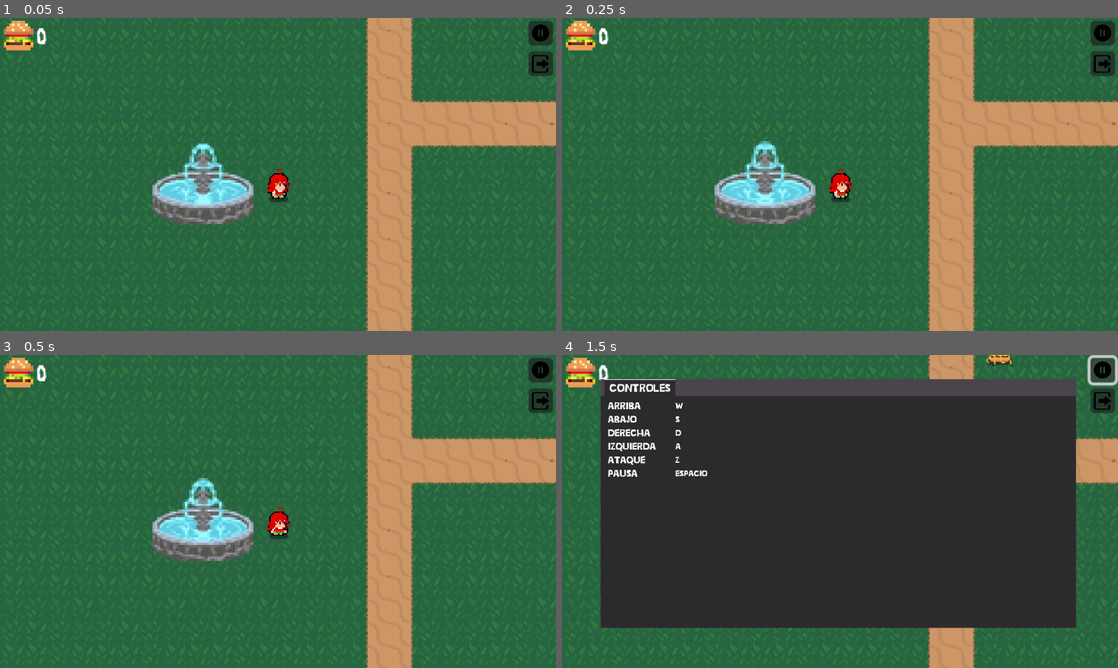
Above: before the commit, frames 1-4 (two rows, left to right).
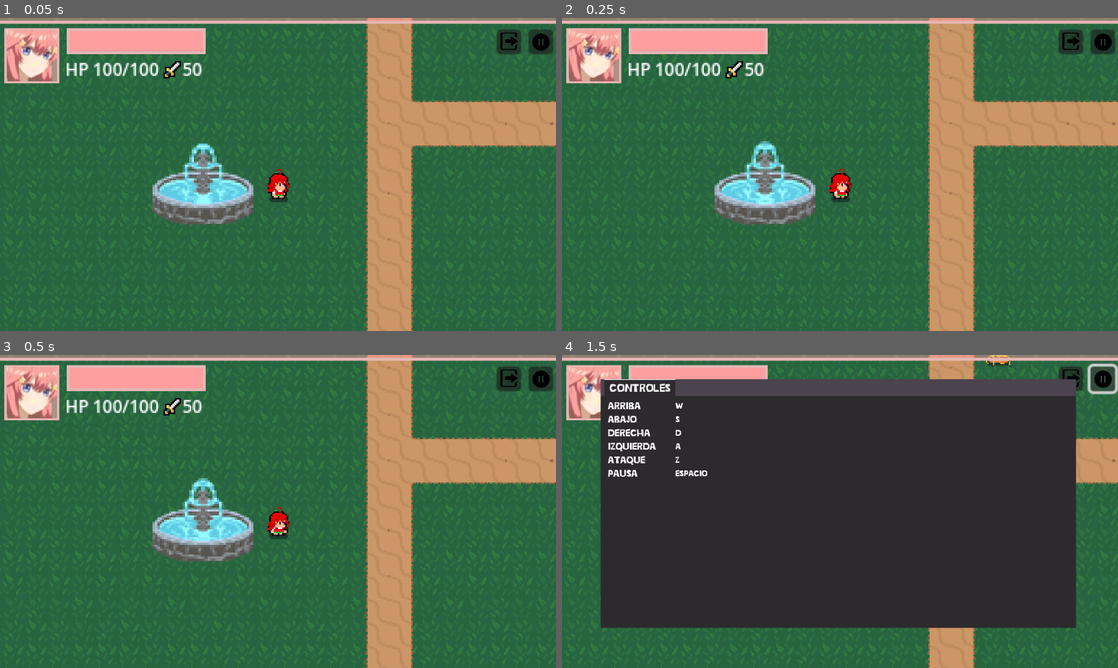
Above: after the commit, the same moments.

Repository: AbrahamReyes08/-
Game: Godot game, scene res://Scenes/MainWorld.tscn
Same seed, same stepped clock (60 frames per second), same inputs: the game is played once before the commit and once after it. This scene is started directly instead of the project's main scene.
Inputs (mouse positions are in pixels of both pictures, inside the frame that each line leads up to; where the layout moved, square brackets give the same spot in the first picture):
- Up to frame 1 (0.05 s): no input
- Up to frame 2 (0.25 s): no input
- Up to frame 3 (0.5 s): no input
- Up to frame 4 (1.5 s): move the mouse to (962, 495) at 0.52 s; click (1101, 376) [1101, 370] at 1.25 s

The runs differ from the first frame. In frame 1, 7.4% of the frame differs, in the area x 0-100%, y 0-21%; in frame 2, 7.4%; in frame 3, 7.4%; in frame 4, 5.4%.

Commit message:
Cambios varios
Se agregó el HUD, además se agrega animación al recoger exp, se mejoró el sistema de xp, se mejoro el manejo de enemigos al morir

Diff:
--- a/Adds/MovementScenes/arrow.tscn
+++ b/Adds/MovementScenes/arrow.tscn
@@ -19,6 +19,18 @@
 "transitions": PackedFloat32Array(1, 1, 1, 1),
 "update": 1,
 "values": [6, 7, 9, 8]
+}
+tracks/1/type = "value"
+tracks/1/imported = false
+tracks/1/enabled = true
+tracks/1/path = NodePath("HitBox/CollisionShape2D:disabled")
+tracks/1/interp = 1
+tracks/1/loop_wrap = true
+tracks/1/keys = {
+"times": PackedFloat32Array(0),
+"transitions": PackedFloat32Array(1),
+"update": 1,
+"values": [false]
 }
 
 [sub_resource type="Animation" id="Animation_mvw22"]
@@ -52,6 +64,18 @@
 "update": 1,
 "values": [0, 1, 2, 3, 4, 5]
 }
+tracks/1/type = "value"
+tracks/1/imported = false
+tracks/1/enabled = true
+tracks/1/path = NodePath("HitBox/CollisionShape2D:disabled")
+tracks/1/interp = 1
+tracks/1/loop_wrap = true
+tracks/1/keys = {
+"times": PackedFloat32Array(0),
+"transitions": PackedFloat32Array(1),
+"update": 1,
+"values": [true]
+}
 
 [sub_resource type="AnimationLibrary" id="AnimationLibrary_jk76g"]
 _data = {
@@ -61,8 +85,8 @@
 }
 
 [sub_resource type="CapsuleShape2D" id="CapsuleShape2D_q1o18"]
-radius = 11.3133
-height = 36.7926
+radius = 9.19816
+height = 35.3663
 
 [sub_resource type="CapsuleShape2D" id="CapsuleShape2D_fpe2r"]
 
@@ -90,7 +114,7 @@
 shape = SubResource("CapsuleShape2D_q1o18")
 
 [node name="FlyingTime" type="Timer" parent="."]
-wait_time = 1.5
+wait_time = 0.75
 
 [node name="MovimientoFlecha" parent="." instance=ExtResource("3_plhua")]
 
--- /dev/null
+++ b/Adds/Scenes/interfaz.tscn
@@ -0,0 +1,10 @@
+[gd_scene format=3 uid="uid://15joyi1duh4k"]
+
+[node name="Interfaz" type="Control"]
+layout_mode = 3
+anchors_preset = 0
+offset_left = -190.667
+offset_top = 66.0
+offset_right = -150.667
+offset_bottom = 106.0
+size_flags_vertical = 8
--- a/Adds/Scenes/personaje.tscn
+++ b/Adds/Scenes/personaje.tscn
@@ -14,6 +14,10 @@
 @onready var animPlayer = $\"AnimationPlayer\"
 
 var hp = 100
+@onready var mod = sprite.modulate
+var maxhp = 100
+var xp = 0
+var nextxp = 10
 var cooldowntime = 1.25
 var lastanim = \"Down\"
 var input_vector: Vector2
@@ -27,6 +31,14 @@
 func _process(delta):
 	input_vector.x = Input.get_axis(\"move_left\", \"move_right\")
 	input_vector.y = Input.get_axis(\"move_up\", \"move_down\")
+	if(Input.is_action_just_pressed(\"Dash\") && $DashCooldown.is_stopped()):
+		sprite.self_modulate.a = 0.75
+		$CollisionShape2D.disabled = true
+		$HurtBox/CollisionShape2D.disabled = true
+		movimiento.speed = 1000
+		$DashCooldown.start()
+		$DashTimer.start()
+	_level_up()
 
 func _physics_process(delta):
 	movimiento.moverse(input_vector.normalized())
@@ -90,20 +102,40 @@
 	puedeatacar=true
 
 func _on_hurt_box_area_entered(HitBox: Area2D):
-	if(HitBox.name == \"HitBox\"):
+	if(HitBox.name == \"HitBox\" && $HitCooldown.is_stopped()):
 		var damage=HitBox.damage
 		hp-=damage
-		sprite.self_modulate.a = 0.75
-		$\"HurtBox\".disable_mode = true
+		sprite.self_modulate.a = 0.5
 		$\"CooldownAtaque\".wait_time = 0.25
-		$Movimiento.speed = 110
+		$Movimiento.speed = 155
 		$\"HitCooldown\".start()
 
 func _on_hit_cooldown_timeout():
 	sprite.self_modulate.a = 1
-	$Movimiento.speed = 80
-	$\"HurtBox\".disable_mode = false
+	$Movimiento.speed = 125
 	$\"CooldownAtaque\".wait_time = cooldowntime
+	$HitCooldown.stop()
+
+func _level_up():
+	if(xp==nextxp):
+
+		xp=0
+		nextxp+=5
+
+
+func _on_dash_timer_timeout():
+	if($HitCooldown.is_stopped()):
+		sprite.self_modulate.a = 1
+		movimiento.speed = 125
+	else:
+		movimiento.speed = 155
+	$HurtBox/CollisionShape2D.disabled = false
+	$CollisionShape2D.disabled = false
+
+
+
+func _on_dash_cooldown_timeout():
+	$DashCooldown.stop()
 "
 
 [sub_resource type="CapsuleShape2D" id="CapsuleShape2D_jfvqr"]
@@ -482,6 +514,14 @@
 position = Vector2(2, 10)
 shape = SubResource("CircleShape2D_54myf")
 
+[node name="DashTimer" type="Timer" parent="."]
+wait_time = 0.175
+
+[node name="DashCooldown" type="Timer" parent="."]
+wait_time = 2.0
+
 [connection signal="area_entered" from="HurtBox" to="." method="_on_hurt_box_area_entered"]
 [connection signal="timeout" from="CooldownAtaque" to="." method="_on_timer_timeout"]
 [connection signal="timeout" from="HitCooldown" to="." method="_on_hit_cooldown_timeout"]
+[connection signal="timeout" from="DashTimer" to="." method="_on_dash_timer_timeout"]
+[connection signal="timeout" from="DashCooldown" to="." method="_on_dash_cooldown_timeout"]
--- a/Scenes/MainWorld.tscn
+++ b/Scenes/MainWorld.tscn
@@ -14,9 +14,13 @@
 [ext_resource type="AudioStream" uid="uid://3smjlv48x1k1" path="res://Sounds/optime mapa.mp3" id="12_vj42s"]
 [ext_resource type="AudioStream" uid="uid://chi8ianedfwie" path="res://Sounds/loop.mp3" id="13_3owdl"]
 [ext_resource type="Texture2D" uid="uid://dcvphr45xai4y" path="res://imports/pauseIcon.png" id="13_7axqv"]
-[ext_resource type="Texture2D" uid="uid://c56vqgirh3gfd" path="res://Assets/burger cayendo.png" id="13_owv08"]
+[ext_resource type="Texture2D" uid="uid://jks0ufh4xsx6" path="res://Assets/playerface.jpg" id="14_7bnfa"]
+[ext_resource type="Texture2D" uid="uid://dgefokw1x05sr" path="res://Assets/barraxp.png" id="15_1pgui"]
 [ext_resource type="Texture2D" uid="uid://d1mf410ur836s" path="res://imports/exit icon.png" id="15_a1ev0"]
-[ext_resource type="FontFile" uid="uid://c0c4myavfhko0" path="res://Fonts/ZeroCool.otf" id="15_fyg5r"]
+[ext_resource type="Texture2D" uid="uid://u1n68u8smgi3" path="res://Assets/barrahp.png" id="15_d73yj"]
+[ext_resource type="Texture2D" uid="uid://vo0li6ql1vdi" path="res://Assets/barrahpfill.png" id="16_lr586"]
+[ext_resource type="Texture2D" uid="uid://bnnljjevkd5m2" path="res://Assets/barraxpfill.png" id="16_r21lw"]
+[ext_resource type="Texture2D" uid="uid://di4tndelyn76i" path="res://Assets/miniespada.png" id="17_4troc"]
 
 [sub_resource type="TileSetAtlasSource" id="TileSetAtlasSource_r7jpm"]
 texture = ExtResource("2_sm8oj")
@@ -532,42 +536,87 @@
 
 [node name="PauseButton" type="Button" parent="Personaje"]
 offset_left = 173.0
-offset_top = -106.0
+offset_top = -100.333
 offset_right = 190.0
-offset_bottom = -89.0
+offset_bottom = -83.3333
 
 [node name="Salir" type="Button" parent="Personaje"]
-offset_left = 173.333
-offset_top = -85.3333
-offset_right = 190.333
-offset_bottom = -68.3333
+offset_left = 151.0
+offset_top = -100.333
+offset_right = 168.0
+offset_bottom = -83.3333
 
 [node name="PauseIcon" type="Sprite2D" parent="Personaje"]
-position = Vector2(181.334, -97.667)
+position = Vector2(181.667, -91.3333)
 scale = Vector2(0.0233545, 0.02303)
 texture = ExtResource("13_7axqv")
 
 [node name="ExitIcon" type="Sprite2D" parent="Personaje"]
-position = Vector2(181, -76.333)
+position = Vector2(159.333, -92)
 scale = Vector2(0.0405077, 0.0341428)
 texture = ExtResource("15_a1ev0")
 
-[node name="coin_number" type="Label" parent="Personaje"]
-offset_left = -167.0
-offset_top = -104.667
-offset_right = -148.0
-offset_bottom = -65.6666
-scale = Vector2(0.5, 0.5)
-theme_override_fonts/font = ExtResource("15_fyg5r")
-theme_override_font_sizes/font_size = 30
-text = "1"
-
-[node name="BurgerCayendo" type="Sprite2D" parent="Personaje"]
-position = Vector2(-176.458, -100.542)
-scale = Vector2(1.84896, 1.85938)
-texture = ExtResource("13_owv08")
-region_enabled = true
-region_rect = Rect2(8, 0, 16, 16)
+[node name="Playerface" type="Sprite2D" parent="Personaje"]
+position = Vector2(-170, -82)
+scale = Vector2(0.7, 0.7)
+texture = ExtResource("14_7bnfa")
+
+[node name="BarraSalud" type="HBoxContainer" parent="Personaje"]
+offset_left = -149.667
+offset_top = -105.333
+offset_right = -45.6667
+offset_bottom = -79.3333
+
+[node name="BarraSaludTextura" type="TextureProgressBar" parent="Personaje/BarraSalud"]
+layout_mode = 2
+value = 100.0
+texture_under = ExtResource("15_d73yj")
+texture_progress = ExtResource("16_lr586")
+
+[node name="TitleHPLbl" type="Label" parent="Personaje"]
+offset_left = -146.667
+offset_top = -81.3333
+offset_right = -126.667
+offset_bottom = -61.3333
+theme_override_font_sizes/font_size = 12
+text = "HP"
+
+[node name="HPLbl" type="Label" parent="Personaje"]
+offset_left = -128.333
+offset_top = -81.3333
+offset_right = -82.3333
+offset_bottom = -58.3333
+theme_override_font_sizes/font_size = 12
+text = "100/100
+"
+
+[node name="BarraXP" type="HBoxContainer" parent="Personaje"]
+offset_left = -192.0
+offset_top = -108.0
+offset_right = 192.0
+offset_bottom = -102.0
+
+[node name="XPTextura" type="TextureProgressBar" parent="Personaje/BarraXP"]
+layout_mode = 2
+texture_under = ExtResource("15_1pgui")
+texture_progress = ExtResource("16_r21lw")
+
+[node name="XPTexturaBack" type="Sprite2D" parent="Personaje"]
+position = Vector2(2.98023e-08, -105)
+texture = ExtResource("16_r21lw")
+
+[node name="Espada" type="Sprite2D" parent="Personaje"]
+position = Vector2(-73, -72.3333)
+texture = ExtResource("17_4troc")
+
+[node name="DamageLbl" type="Label" parent="Personaje"]
+offset_left = -66.0
+offset_top = -81.3333
+offset_right = -52.0
+offset_bottom = -64.3333
+theme_override_font_sizes/font_size = 12
+text = "10
+"
 
 [node name="Start" type="AudioStreamPlayer2D" parent="."]
 stream = ExtResource("12_vj42s")
--- a/Scenes/coin.tscn
+++ b/Scenes/coin.tscn
@@ -1,7 +1,8 @@
-[gd_scene load_steps=4 format=3 uid="uid://bf2nd1p6qpwv7"]
+[gd_scene load_steps=5 format=3 uid="uid://bf2nd1p6qpwv7"]
 
 [ext_resource type="Script" path="res://Scripts/coin.gd" id="1_yxfsk"]
 [ext_resource type="Texture2D" uid="uid://c56vqgirh3gfd" path="res://Assets/burger cayendo.png" id="2_wiple"]
+[ext_resource type="PackedScene" uid="uid://cu1rstmxxcj6a" path="res://Adds/MovementScenes/movimeintoflecha.tscn" id="3_8cvg0"]
 
 [sub_resource type="CircleShape2D" id="CircleShape2D_ugrbb"]
 radius = 6.03308
@@ -10,14 +11,27 @@
 scale = Vector2(2.3, 2.3)
 script = ExtResource("1_yxfsk")
 
-[node name="Sprite2D" type="Sprite2D" parent="."]
+[node name="CoinBody" type="CharacterBody2D" parent="."]
+
+[node name="Sprite2D" type="Sprite2D" parent="CoinBody"]
 position = Vector2(0.869565, -2.6087)
 texture = ExtResource("2_wiple")
 region_enabled = true
 region_rect = Rect2(8, 0, 16, 16)
 
+[node name="CollisionShape2D" type="CollisionShape2D" parent="CoinBody"]
+position = Vector2(-0.434783, 0.434783)
+shape = SubResource("CircleShape2D_ugrbb")
+disabled = true
+
+[node name="movimeintoflecha" parent="CoinBody" instance=ExtResource("3_8cvg0")]
+
 [node name="CollisionShape2D" type="CollisionShape2D" parent="."]
 position = Vector2(-0.434783, 0.434783)
 shape = SubResource("CircleShape2D_ugrbb")
 
+[node name="Timer" type="Timer" parent="."]
+wait_time = 0.65
+
 [connection signal="area_entered" from="." to="." method="_on_area_entered"]
+[connection signal="timeout" from="Timer" to="." method="_on_timer_timeout"]
--- a/Scripts/MainWorld.gd
+++ b/Scripts/MainWorld.gd
@@ -11,18 +11,31 @@
 var cantenemy=0
 
 func _ready():
+	$Personaje/BarraSalud.z_index = 10
+	$Personaje/Playerface.z_index = 10
+	$Personaje/BarraXP.z_index = 10
+	$Personaje/HPLbl.z_index = 10
+	$Personaje/TitleHPLbl.z_index = 10
+	$Personaje/XPTexturaBack.z_index = 10
+	$Personaje/DamageLbl.z_index = 10
+	$Personaje/Espada.z_index = 10
 	$EnemySpawn.start()
 	$fuente.play("default")
 	arrowthrower.set_player(personaje)
 	$Start.play()
 
 func _process(delta):
+	$Personaje/BarraSalud/BarraSaludTextura.value = personaje.hp
+	$Personaje/HPLbl.text = str(personaje.hp)+"/"+str(personaje.maxhp)
+	$Personaje/DamageLbl.text = str(personaje.get_node("HitBox").damage)
 	arrowthrower.position=personaje.position
 
 	if Input.is_action_just_pressed("Pause"):
 		$Popup2.visible=true
 
-	$Personaje/coin_number.text = var_to_str(player_data.coin)
+	$Personaje/XPTexturaBack.self_modulate.a = 0.5
+	$Personaje/BarraXP/XPTextura.max_value = personaje.nextxp
+	$Personaje/BarraXP/XPTextura.value = personaje.xp
 
 func _on_enemy_spawn_timeout():
 	if(cantenemy<maxenemy):
--- a/Scripts/Movimiento.gd
+++ b/Scripts/Movimiento.gd
@@ -1,7 +1,7 @@
 extends Node
 class_name Movimiento
 
-var speed = 80;
+var speed = 125;
 var personaje: CharacterBody2D
 
 func setupPersonaje(personaje: CharacterBody2D):
--- a/Scripts/MovimientoEnem.gd
+++ b/Scripts/MovimientoEnem.gd
@@ -1,7 +1,7 @@
 extends Node
 class_name MovimientoEnem
 
-var speed = 40;
+var speed = 95;
 var personaje: CharacterBody2D
 
 func setupPersonaje(personaje: CharacterBody2D):
--- a/Scripts/MovimientoFlecha.gd
+++ b/Scripts/MovimientoFlecha.gd
@@ -1,7 +1,7 @@
 extends Node
 class_name MovimientoFlecha
 
-var speed = 375;
+var speed = 700;
 var flecha: CharacterBody2D
 
 func setup(flecha: CharacterBody2D):
--- a/Scripts/arrow.gd
+++ b/Scripts/arrow.gd
@@ -10,6 +10,7 @@
 
 func _ready():
 	sprite.rotate(deg_to_rad(135.0))
+	$HitBox.rotate(deg_to_rad(135.0))
 	sprite.frame_coords = Vector2(1, 0)
 	sprite.scale = Vector2(0.8, 0.8)
 	movimiento.setup(self)
@@ -33,6 +34,7 @@
 
 func point_at_target(direccion):
 	var angulo = atan2(direccion.y, direccion.x)
+	$HitBox.rotate(angulo)
 	sprite.rotate(angulo)
 
 func selfdestroy():
--- a/Scripts/coin.gd
+++ b/Scripts/coin.gd
@@ -1,8 +1,28 @@
 extends Area2D
+var posicion
+var facepos
+var finished = false
 
+func _process(delta):
+	if(finished):
+		queue_free()
 
-func _on_area_entered(area):
+func _on_area_entered(area: Area2D):
 	if area.name=="enterCoin":
-		player_data.coin+=1
-		print(player_data.coin)
-		queue_free()
+		var personaje = area.get_parent()
+		facepos = area.get_parent().get_parent().get_node("Personaje").get_node("Playerface")
+		$CoinBody/movimeintoflecha.speed = 1000
+		$CoinBody/movimeintoflecha.setup($CoinBody)
+		posicion = facepos.global_position-$CoinBody.global_position
+		personaje.xp+=1
+
+func _physics_process(delta):
+	if(posicion!=null && !finished):
+		posicion = facepos.global_position-$CoinBody.global_position
+		$CoinBody/movimeintoflecha.moverse(posicion)
+		if($Timer.is_stopped()):
+			$Timer.start()
+
+func _on_timer_timeout():
+	posicion=null
+	finished = true
--- a/Scripts/enemigo.gd
+++ b/Scripts/enemigo.gd
@@ -2,7 +2,6 @@
 
 @onready var movimiento: MovimientoEnem = $"MovimientoEnem" as MovimientoEnem
 @onready var animPlayer = $"AnimationPlayer"
-@onready var burgerFalling=$burgerFalling
 @onready var coinLoot=preload("res://Scenes/coin.tscn")
 
 var jugador
@@ -21,26 +20,29 @@
 func _physics_process(delta):
 	var posicion = jugador.position
 	var direccion = posicion - self.position
-	movimiento.moverse(direccion.normalized())
-	$Sprite2D.flip_h = direccion.x<0
-	if(hp>0):
+	if(hp>0 ):
+		movimiento.moverse(direccion.normalized())
+		$Sprite2D.flip_h = direccion.x<0
 		animPlayer.play("Move")
 	else:
+		$HitBox.disable_mode=true
+		$HurtBox.disable_mode=true
+		movimiento.detenerse()
 		if(!muerto):
 			muerto=true
-			movimiento.detenerse()
 			selfdestroy()
 
 func knockback(damageSourcePos: Vector2, HitBox: Area2D):
-	if(HitBox.name=="HitBox"):
-		var knockbackDir = damageSourcePos.direction_to(self.global_position)
-		var knockback = knockbackDir*HitBox.knockback
-		animPlayer.play("Knockback")
-		global_position+=knockback
-		await (animPlayer.animation_finished)
+	if(!muerto):
+		if(HitBox.name=="HitBox"):
+			var knockbackDir = damageSourcePos.direction_to(self.global_position)
+			var knockback = knockbackDir*HitBox.knockback
+			animPlayer.play("Knockback")
+			global_position+=knockback
+			await (animPlayer.animation_finished)
 
 func selfdestroy():
-	if(hp<=0):
+	if(muerto):
 		animPlayer.play("Death")
 		$Effect.play()
 		await (animPlayer.animation_finished)
@@ -50,11 +52,12 @@
 
 
 func _on_hurt_box_area_entered(HitBox: Area2D):
-	var damageSourcePos = HitBox.global_position
-	knockback(damageSourcePos, HitBox)
-	animPlayer.play("Move")
-	var damage=HitBox.damage
-	hp-=damage
+	if(hp>0):
+		var damageSourcePos = HitBox.global_position
+		knockback(damageSourcePos, HitBox)
+		animPlayer.play("Move")
+		var damage=HitBox.damage
+		hp-=damage
 
 
 func loot_coin():
--- a/project.godot
+++ b/project.godot
@@ -12,7 +12,7 @@
 
 config/name="menuPrincipal"
 run/main_scene="res://Scenes/menu.tscn"
-config/features=PackedStringArray("4.1", "GL Compatibility")
+config/features=PackedStringArray("4.2", "GL Compatibility")
 config/icon="res://icon.svg"
 
 [audio]
@@ -65,6 +65,11 @@
 , Object(InputEventKey,"resource_local_to_scene":false,"resource_name":"","device":0,"window_id":0,"alt_pressed":false,"shift_pressed":false,"ctrl_pressed":false,"meta_pressed":false,"pressed":false,"keycode":0,"physical_keycode":4194305,"key_label":0,"unicode":0,"echo":false,"script":null)
 ]
 }
+Dash={
+"deadzone": 0.5,
+"events": [Object(InputEventMouseButton,"resource_local_to_scene":false,"resource_name":"","device":-1,"window_id":0,"alt_pressed":false,"shift_pressed":false,"ctrl_pressed":false,"meta_pressed":false,"button_mask":2,"position":Vector2(122, 12),"global_position":Vector2(125, 44),"factor":1.0,"button_index":2,"canceled":false,"pressed":true,"double_click":false,"script":null)
+]
+}
 
 [layer_names]
 
Binary file added: Assets/barrahp.png
Not shown, added: Assets/barrahp.png.import
Binary file added: Assets/barrahpfill.png
Not shown, added: Assets/barrahpfill.png.import
Binary file added: Assets/barraxp.png
Not shown, added: Assets/barraxp.png.import
Binary file added: Assets/barraxpfill.png
Not shown, added: Assets/barraxpfill.png.import
Binary file added: Assets/miniespada.png
Not shown, added: Assets/miniespada.png.import
Binary file added: Assets/playerface.jpg
Not shown, added: Assets/playerface.jpg.import
(and 1 more such lines)
